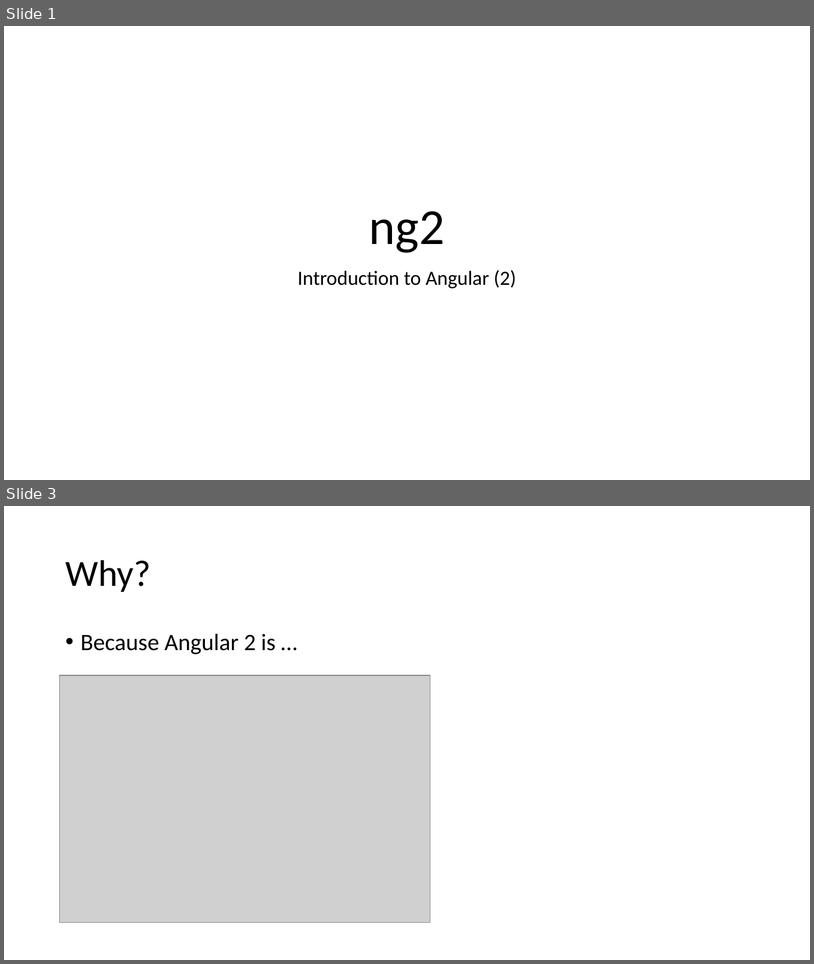
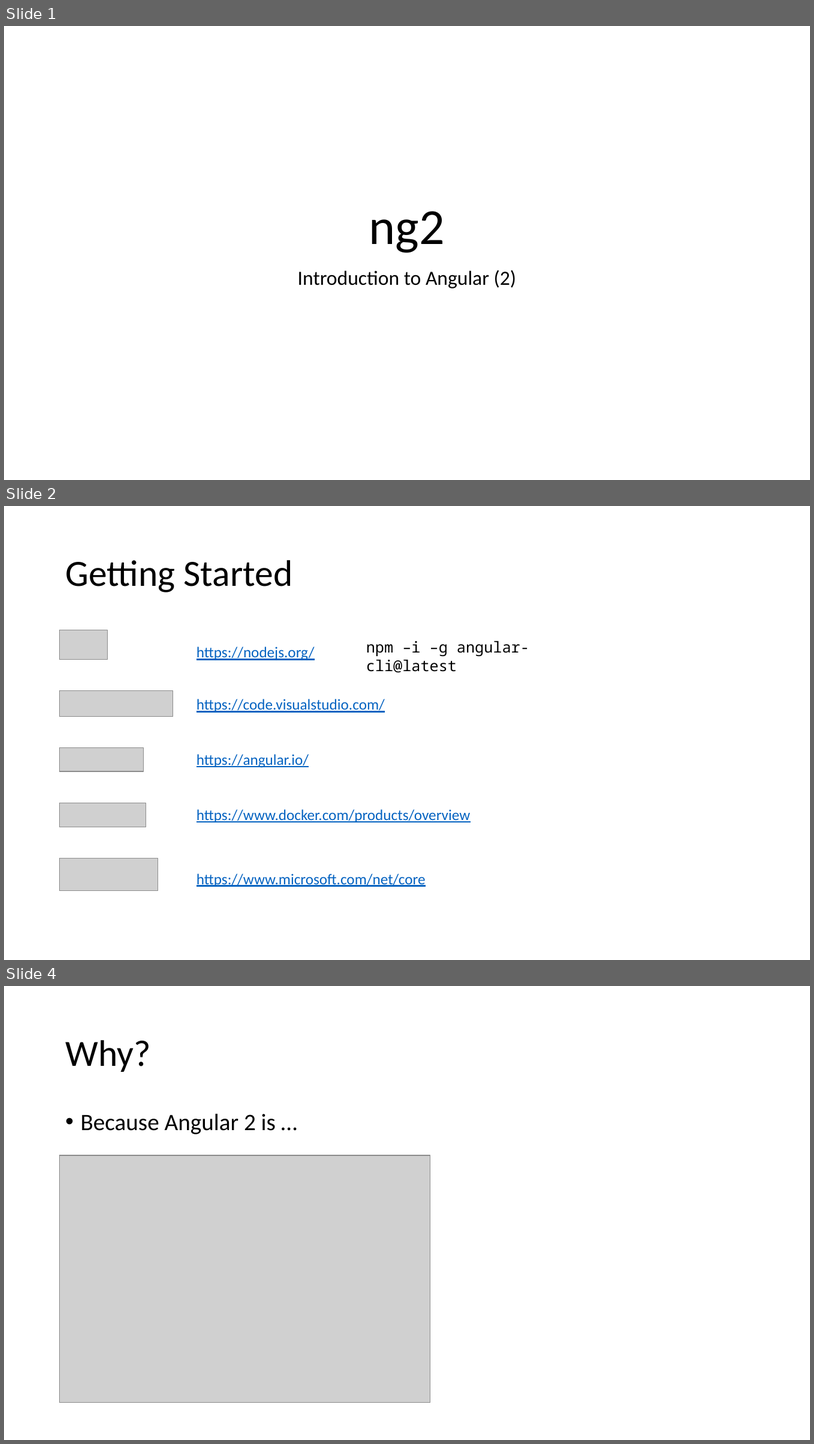
Before and after one commit to JeremyLikness/ng2ts-workshop, a slide deck: 00Intro/ng2.pptx. Shown one above the other, each under a label of ours: slides 1 and 3 before the commit, slides 1, 2 and 4 after it; the slides between them are not shown. The pictures are 814x964 and 814x1444 pixels, drawn with LibreOffice and Linux fonts; fonts in the diff are those of the drawing; grey boxes stand for pictures. Boxes give left, top, right and bottom in pixels: in the first picture for what was removed or moved away, otherwise in the second. Text is boxed around its words. In the diff, an @@ line names an element or a change of style, - is before the commit and + after.

```diff
--- a/00Intro/ng2.pptx
+++ b/00Intro/ng2.pptx
@@ slide 2 added at (x1=4, y1=506, x2=810, y2=960), background #FFFFFF @@
@@ title added at (x1=65, y1=560, x2=293, y2=592), 44 pt, text #000000 @@
+Getting Started
@@ picture added at (x1=60, y1=630, x2=107, y2=659) @@
@@ text added at (x1=197, y1=646, x2=315, y2=660), 18 pt, text #0563C1, underline @@
+https://nodejs.org/
@@ text added at (x1=366, y1=641, x2=530, y2=673), 18 pt, text #000000 @@
+npm –i –g angular-cli@latest
@@ picture added at (x1=60, y1=691, x2=173, y2=717) @@
@@ text added at (x1=197, y1=699, x2=385, y2=712), 18 pt, text #0563C1, underline @@
+https://code.visualstudio.com/
@@ picture added at (x1=60, y1=747, x2=144, y2=771) @@
@@ text added at (x1=197, y1=754, x2=309, y2=768), 18 pt, text #0563C1, underline @@
+https://angular.io/
@@ picture added at (x1=60, y1=802, x2=146, y2=826) @@
@@ text added at (x1=197, y1=809, x2=470, y2=822), 18 pt, text #0563C1, underline @@
+https://www.docker.com/products/overview
@@ picture added at (x1=60, y1=858, x2=158, y2=891) @@
@@ text added at (x1=197, y1=873, x2=426, y2=886), 18 pt, text #0563C1, underline @@
+https://www.microsoft.com/net/core
@@ what was slide 3 is now slide 4 @@
```
Also in this commit, not shown: 1 slide changed, 3 other slides added.
